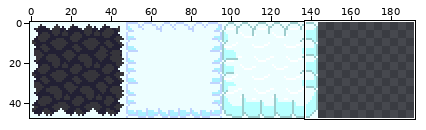
File history of a sprite sheet, src/commonMain/resources/graphics/tileset_2.png. The picture above shows the old version from afar; the outline marks the close-up.
Close-up. Old version:
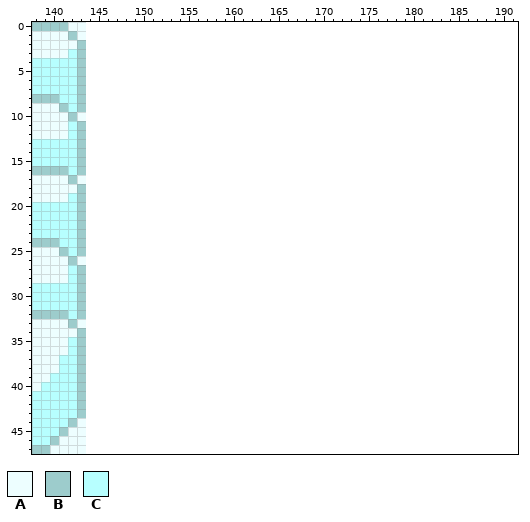
The file is 144x48 pixels. Colours within 5 levels of each other are drawn and written as one. Shown: x 138..191, y 0..47. The old version is drawn lined up with the new one, on the new canvas.
Palette (. is transparent): A #edfeff  B #9dcccc  C #b7ffff
Pixels before (only the part around the change), first column x 138:
 0 BBBBAA................................................
 1 AAAABA................................................
 2 AAAAAB................................................
 3 AAAACB................................................
 4 CCCCCB................................................
 5 CCCCCB................................................
 6 CCCCCB................................................
 7 CCCCCB................................................
 8 BBBCCB................................................
 9 AAABCB................................................
10 AAAABA................................................
11 AAAACB................................................
12 AAAACB................................................
13 CCCCCB................................................
14 CCCCCB................................................
15 CCCCCB................................................
16 BBBBCB................................................
17 AAAABA................................................
18 AAAAAB................................................
19 AAAACB................................................
20 CCCCCB................................................
21 CCCCCB................................................
22 CCCCCB................................................
23 CCCCCB................................................
24 BBBCCB................................................
25 AAABCB................................................
26 AAAABA................................................
27 AAAACB................................................
28 AAAACB................................................
29 CCCCCB................................................
30 CCCCCB................................................
31 CCCCCB................................................
32 BBBBCB................................................
33 AAAABA................................................
34 AAAAAB................................................
35 AAAACB................................................
36 AAAACB................................................
37 AAACCB................................................
38 AAACCB................................................
39 AACCCB................................................
40 ACCCCB................................................
41 CCCCCB................................................
42 CCCCCB................................................
43 CCCCCB................................................
44 CCCCBA................................................
45 CCCBAA................................................
46 CCBAAA................................................
47 BBAAAA................................................
The same view after the edit:
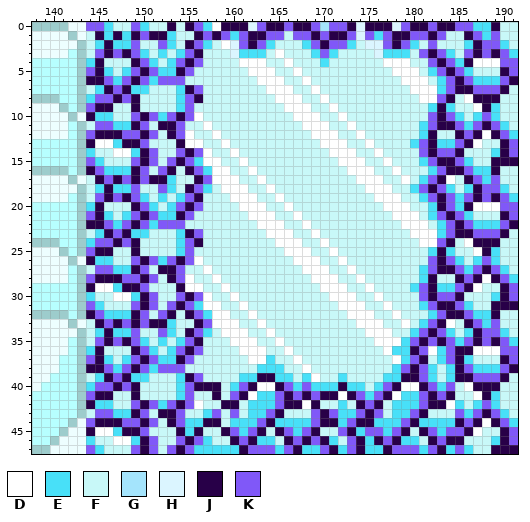
Colours new in this view: D #ffffff  E #48e0f8  F #c8f8f8  G #a4e4fc  H #dbf5ff  J #280048  K #8058f8
What changed:
canvas 144x48 -> 192x48
y 0: x 144..191 ................................................ -> KKEFFKEFFJFJKEDJJJHKJJKJJKGKKJHJJJHKJJKJJKKEEJFF
y 1: x 144..191 ................................................ -> FJEJEJKJJEFFJKJKEKJJKKFKKJKJJKHKEKJJKKJKFFJKEKFF
y 2: x 144..191 ................................................ -> FEJEEKFFKEFJKEFDHKJKEFFFEKJKKEFHHKJKEFKFFFEJKKEF
y 3: x 144..191 ................................................ -> FKJKJKEFEFEKJFFFHEEEFDFFFEKEFFFFHEEEFKJKEFKJKJKE
y 4: x 144..191 ................................................ -> EJFFFJKEFEKJKFFFFDDDFFDFFFEFFFFFFDDDFFKJKEJDDDKK
y 5: x 144..191 ................................................ -> KJEFEKJKEEJKFFFFFFDDDFFDFFFFFFFFFFDDDFEKJKEFFFJK
y 6: x 144..191 ................................................ -> JJKEKJKEKKKFFFFFFFFDDDFFDFFFFFFFFFFDDDFEKJKEEEKJ
y 7: x 144..191 ................................................ -> FEJKJEEFFFEJKFFFFFFFDDDFFDFFFFFFFFFFDDDEKJJKKKJF
y 8: x 144..191 ................................................ -> EKKJKJFFFFEKJFFFFFFFFDDDFFDFFFFFFFFFFDDKJFDJJJFF
y 9: x 144..191 ................................................ -> KJJFFJFFFFEKFFFFFFFFFFDDDFFDFFFFFFFFFFEJEFFDJEFF
y 10: x 144..191 ................................................ -> JEEFFKJKEKJKDFFFFFFFFFFDDDFFDFFFFFFFFFKJKEFEKEFF
y 11: x 144..191 ................................................ -> FKKEEJKFJJKFFDFFFFFFFFFFDDDFFDFFFFFFFEKJJKEKJKEF
y 12: x 144..191 ................................................ -> KJJJKKJKFJKDFFDFFFFFFFFFFDDDFFDFFFFFFEJFFJKJDJKE
y 13: x 144..191 ................................................ -> JDDEJJKFFFJDDFFDFFFFFFFFFFDDDFFDFFFFEKJEEKJDFFJK
y 14: x 144..191 ................................................ -> EFFDDEJKFFKJKDFFDFFFFFFFFFFDDDFFDFFFFKJKKJFFFEJK
y 15: x 144..191 ................................................ -> KEFFFKJKFKJKEDDFFDFFFFFFFFFFDDDFFDFFFEKJJKEFFJJJ
y 16: x 144..191 ................................................ -> JKEEEJKFKJFJKEDDFFDFFFFFFFFFFDDDFFDFFFEKJJKEEJFF
y 17: x 144..191 ................................................ -> FJKJKJKJJEFFJKDDDFFDFFFFFFFFFFDDDFFDFEKJDFJKEKFF
y 18: x 144..191 ................................................ -> FEJEEKFFKEFJKEFDDDFFDFFFFFFFFFFDDDFFEKJKEFEJKKEF
y 19: x 144..191 ................................................ -> FKJKJKEFEFEKJFFFDDDFFDFFFFFFFFFFDDDFFEKJKEKJKJKE
y 20: x 144..191 ................................................ -> EJFFFJKEFEKJKFFFFDDDFFDFFFFFFFFFFDDDFFEJKEJDDDKK
y 21: x 144..191 ................................................ -> KJEFEKJKEEJKFFFFFFDDDFFDFFFFFFFFFFDDDFEKJKEFFFJK
y 22: x 144..191 ................................................ -> JJKEKJKEKKKFFFFFFFFDDDFFDFFFFFFFFFFDDDFEKJKEEEKJ
y 23: x 144..191 ................................................ -> FEJKJEEFFFEJKFFFFFFFDDDFFDFFFFFFFFFFDDDEKJJKKKJF
y 24: x 144..191 ................................................ -> EKKJKJFFFFEKJFFFFFFFFDDDFFDFFFFFFFFFFDDKJFDJJJFF
y 25: x 144..191 ................................................ -> KJJFFJFFFFEKFFFFFFFFFFDDDFFDFFFFFFFFFFEJEFFDJEFF
y 26: x 144..191 ................................................ -> JEEFFKJKEKJKDFFFFFFFFFFDDDFFDFFFFFFFFFKJKEFEKEFF
y 27: x 144..191 ................................................ -> FKKEEJKFJJKFFDFFFFFFFFFFDDDFFDFFFFFFFEKJJKEKJKEF
y 28: x 144..191 ................................................ -> KJJJKKJKFJKDFFDFFFFFFFFFFDDDFFDFFFFFFEJFFJKJDJKE
y 29: x 144..191 ................................................ -> JDDEJJKFFFJDDFFDFFFFFFFFFFDDDFFDFFFFEKJEEKJDFFJK
y 30: x 144..191 ................................................ -> EFFDDEJKFFKJKDFFDFFFFFFFFFFDDDFFDFFFFKJKKJFFFEJK
y 31: x 144..191 ................................................ -> KEFFFKJKFKJKEDDFFDFFFFFFFFFFDDDFFDFFFEKJJKEFFJJJ
y 32: x 144..191 ................................................ -> JKEEEJKFKJFJKEDDFFDFFFFFFFFFFDDDFFDFFFEKJJKEEJFF
y 33: x 144..191 ................................................ -> FJKJKJKJJEFFJKDDDFFDFFFFFFFFFFDDDFFDFEKJDFJKEKFF
y 34: x 144..191 ................................................ -> FEJEEKFFKEFJKEFDDDFFDFFFFFFFFFFDDDFFEKJKEFEJKKEF
y 35: x 144..191 ................................................ -> FKJKJKEFEFEKJFFFDDDFFDFFFFFFFFFFDDDEKJKJKEKJKJKE
y 36: x 144..191 ................................................ -> EJFFFJKEFEKJKFFFFDDDFFDFFFFFFFFFFDEEJKDEKJJDDDKK
y 37: x 144..191 ................................................ -> KJEFEKJKEEJKFFFFFFDDEFFDFFFFFFFFFFDEKJFEKJEFFFJK
y 38: x 144..191 ................................................ -> JJKEKJKEKKKFFFFFFFFEEEFFDFFFFFFFFFEKJKEFEJKEEEKJ
y 39: x 144..191 ................................................ -> FEJKJEEFFFEJKFFFFEEJJEEFEDFFEFFFFEEJJKEFEJJKKKJF
y 40: x 144..191 ................................................ -> EKKJKJFFFFEKJJJFEKJDDJKEKEEEJEEFEKJDDJKEKFDJJJFF
y 41: x 144..191 ................................................ -> KJJFFJFFFFEKFFJFKJDEEKJKJKJJDJKEKJDEEKJKJFFDJEFF
y 42: x 144..191 ................................................ -> JEEFFKJKEKJKDFFJJFEEEKJJDJFFEFJKJFEEEKJJDEFEKEFF
y 43: x 144..191 ................................................ -> FKKEEJKFJJKFFEKFKFEEKJFFFKJKEEKJKFEEKJFFFKEKJKEF
y 44: x 144..191 ................................................ -> KJJJKKJKFJKEEJJFEEEKJEEEEKJJEKJJEEEKJEEEEJKJDJKE
y 45: x 144..191 ................................................ -> JDDEJJKFFFJEJFFJKEKJFJKEKJFFKJEKKEKJFJKEKKJDFFJK
y 46: x 144..191 ................................................ -> EFFDDEJKFFKJKEFFJKJEEFJKJKJEFKJEJKJEEFJKJJFFFEJK
y 47: x 144..191 ................................................ -> KEFFFKJKFKJKEEEEEJKKKEKJEEKJEKJEEJKKKEKJEKEFFJJJ
Boxes around the changes in both close-ups, in picture pixels (x1, y1, x2, y2):
added: (86, 22, 518, 454)
